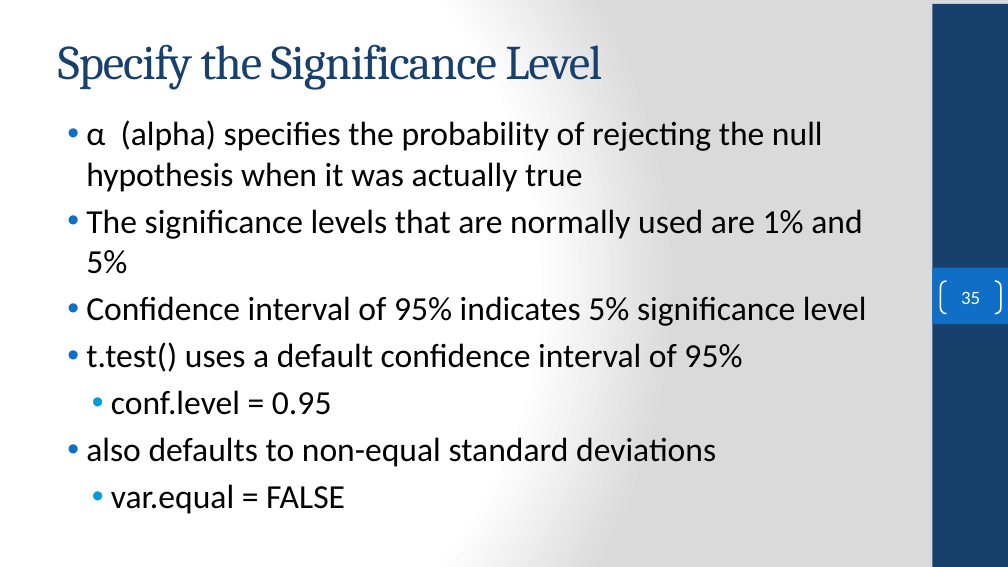
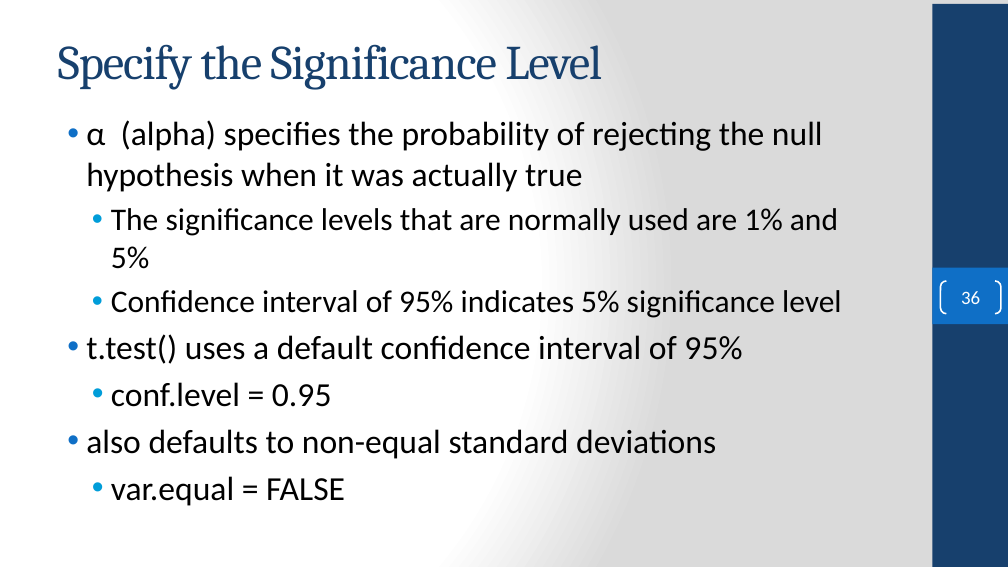
Before and after one commit to FSCJ-COP2073C/cop2073c-FullContent, a slide deck: slide 36 of slides/COP2073C-Module8.pptx (slide 35 before the commit). Drawn at 1008x567 pixels with LibreOffice and Linux fonts; fonts in the diff are those of the drawing; background and template pictures are left out. Boxes give left, top, right and bottom in pixels: in the first picture for what was removed or moved away, otherwise in the second. Text is boxed around its words. In the diff, an @@ line names an element or a change of style, - is before the commit and + after.

```diff
--- a/slides/COP2073C-Module8.pptx
+++ b/slides/COP2073C-Module8.pptx
@@ text at (111,208,841,318): size 32 to 30 pt in "The significance levels that are normally used ...", "Confidence interval of 95% indicates 5% significance ..."; list level 1 to 2 in "The significance levels that are ..."; bullet colour #0F6FC6 to #009DD9; list level 1 to 2 in "Confidence interval of 95% indicates ..." @@
@@ page number at (961,291,980,304): text changed @@
-35
+36
```
Also in this commit, not shown: 10 other slides changed, 1 slide added, 5 other files.
